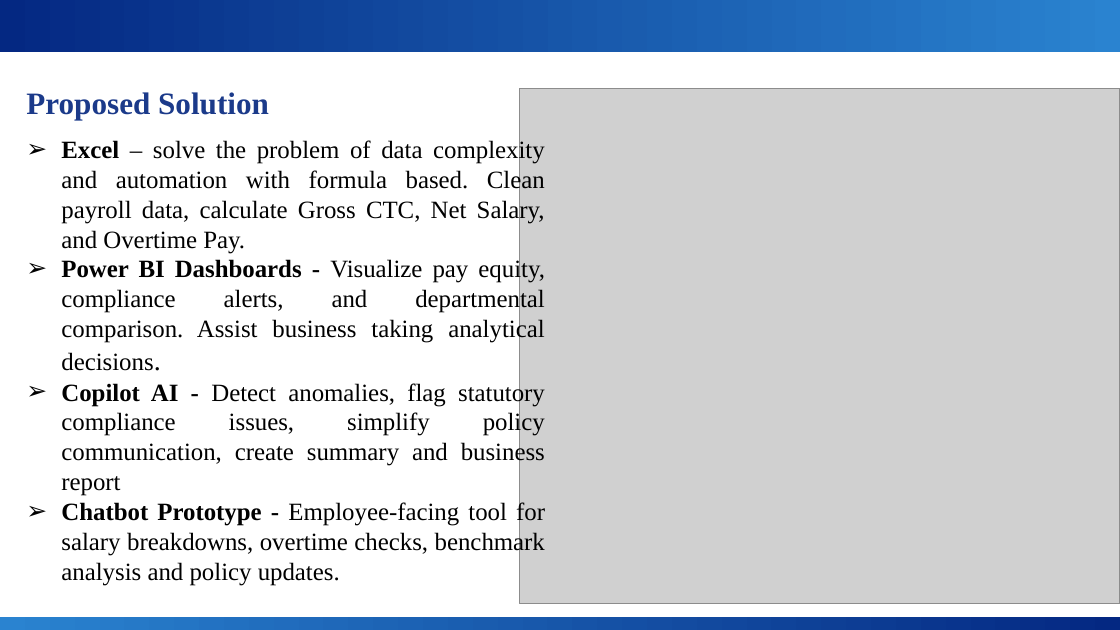
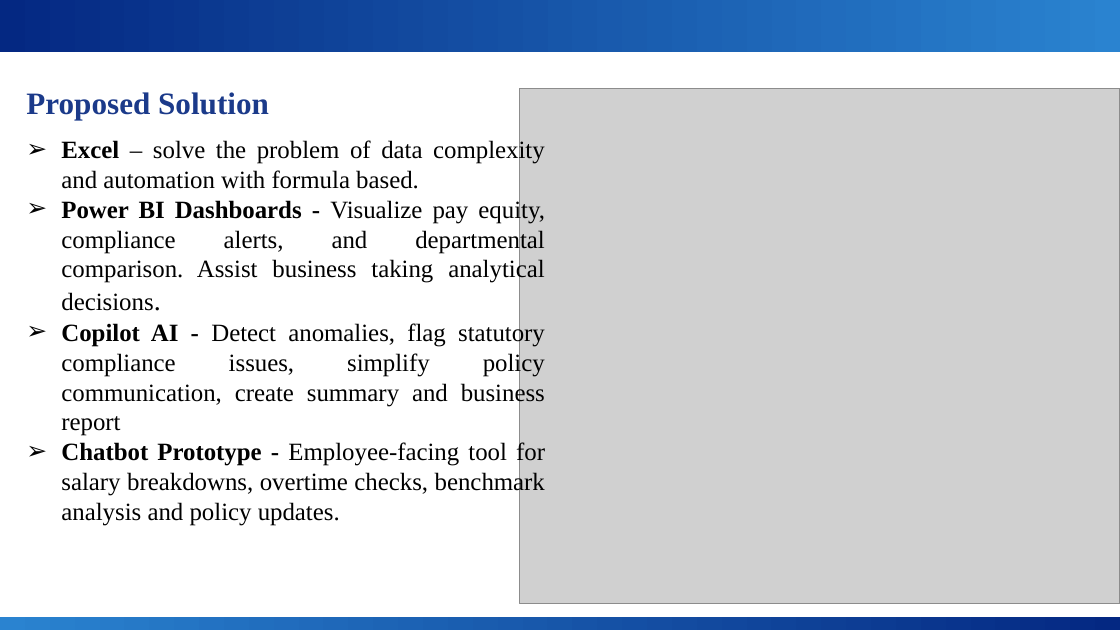
Before and after one commit to snehakhandelwal666-cmyk/sneha_project, a slide deck: slide 7 of PAY LENS - VISUALISING SALARY TRUTH WITH BI & AI.pptx. Drawn at 1120x630 pixels with LibreOffice and Linux fonts; fonts in the diff are those of the drawing; grey boxes stand for pictures; background and template pictures are left out. Boxes give left, top, right and bottom in pixels: in the first picture for what was removed or moved away, otherwise in the second. Text is boxed around its words. In the diff, an @@ line names an element or a change of style, - is before the commit and + after.

```diff
--- a/PAY LENS - VISUALISING SALARY TRUTH WITH BI & AI.pptx
+++ b/PAY LENS - VISUALISING SALARY TRUTH WITH BI & AI.pptx
@@ text at (61, 138, 545, 189): text changed @@
-➢ Excel – solve the problem of data complexity and automation with formula based. Clean payroll data, calculate Gross CTC, Net Salary, and Overtime Pay.
+➢ Excel – solve the problem of data complexity and automation with formula based.
```
Also in this commit, not shown: 4 other slides changed, 1 slide added, 1 slide removed.
